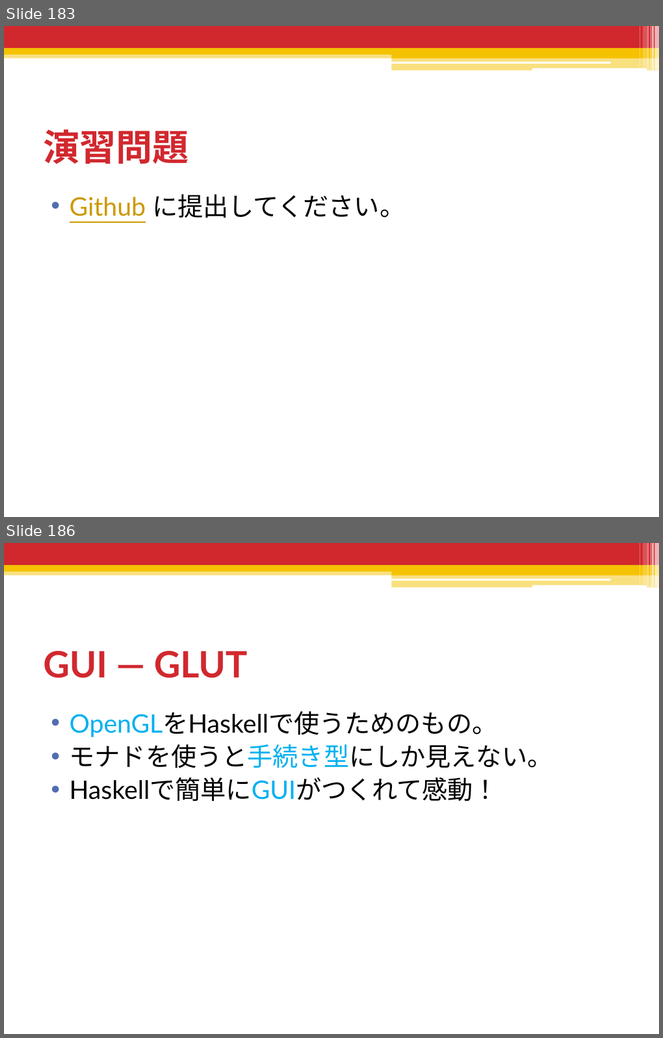
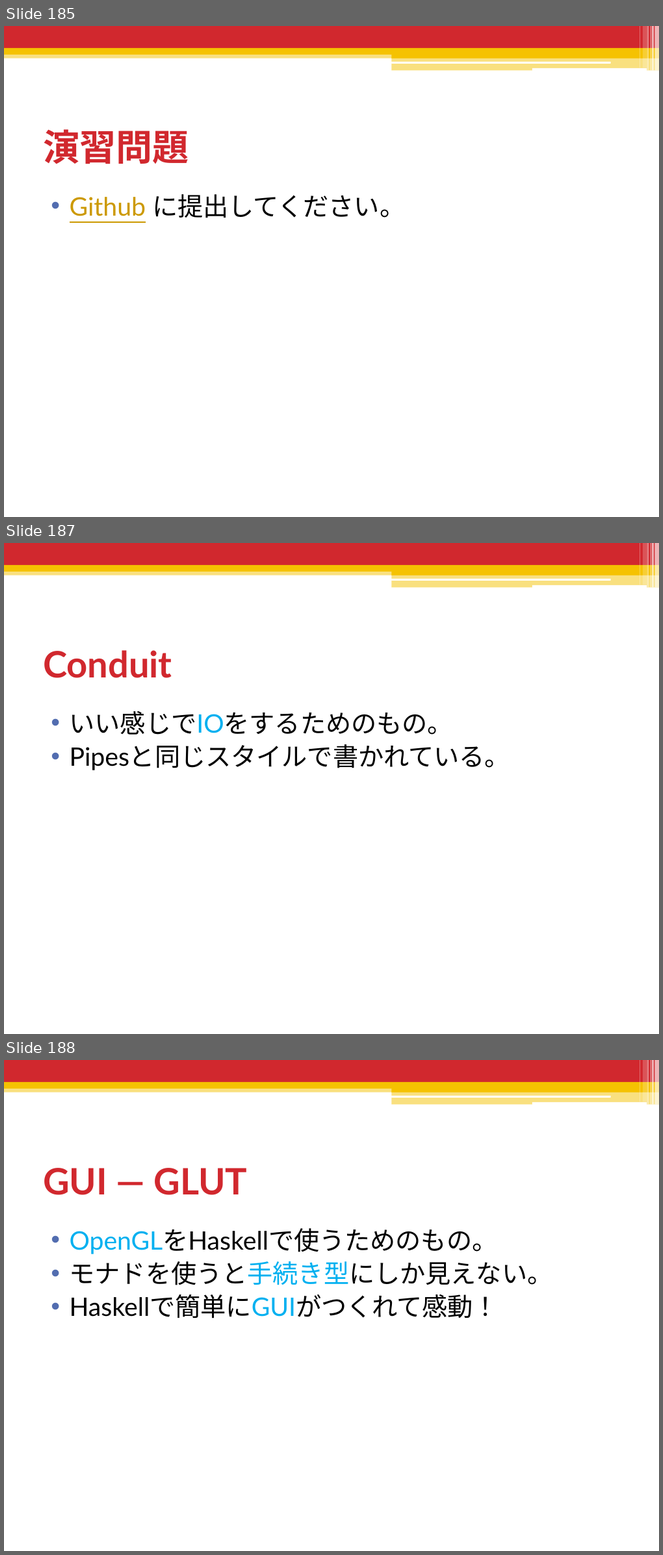
Before and after one commit to shiatsumat/HaskellLecture, a slide deck: 2_monad/slides/2_monad.pptx. Shown one above the other, each under a label of ours: slides 183 and 186 before the commit, slides 185, 187 and 188 after it; the slides between them are not shown. The pictures are 663x1038 and 663x1555 pixels, drawn with LibreOffice and Linux fonts; fonts in the diff are those of the drawing. Boxes give left, top, right and bottom in pixels: in the first picture for what was removed or moved away, otherwise in the second. Text is boxed around its words. In the diff, an @@ line names an element or a change of style, - is before the commit and + after.

```diff
--- a/2_monad/slides/2_monad.pptx
+++ b/2_monad/slides/2_monad.pptx
@@ slide 187 added at box(4, 543, 659, 1034), background #FFFFFF; not listed: 13 template elements that a slide beside it also shows @@
@@ title added at box(43, 650, 172, 678), 40 pt, text #D1282E, bold @@
+Conduit
@@ text added at box(70, 711, 510, 771), 28 pt, text #000000 @@
+• いい感じでIOをするためのもの。
+• Pipesと同じスタイルで書かれている。
@@ what was slide 183 is now slide 185 @@
@@ what was slide 186 is now slide 188 @@
```
Also in this commit, not shown: 2 slides changed, 4 other slides added, 3 slides removed, 3 other files.
